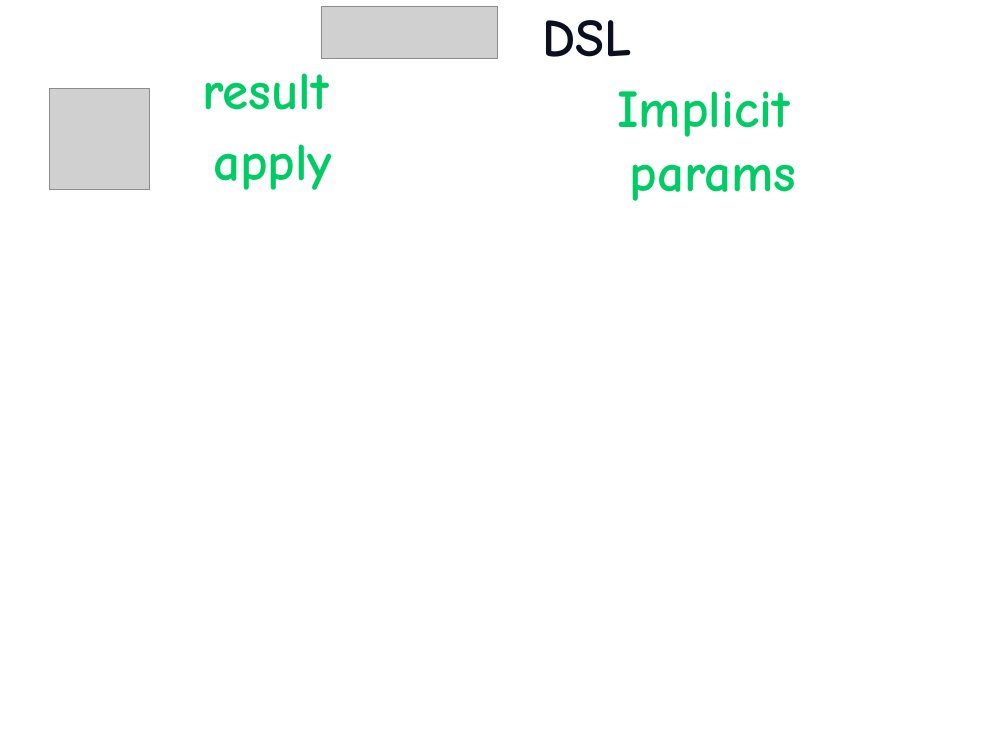
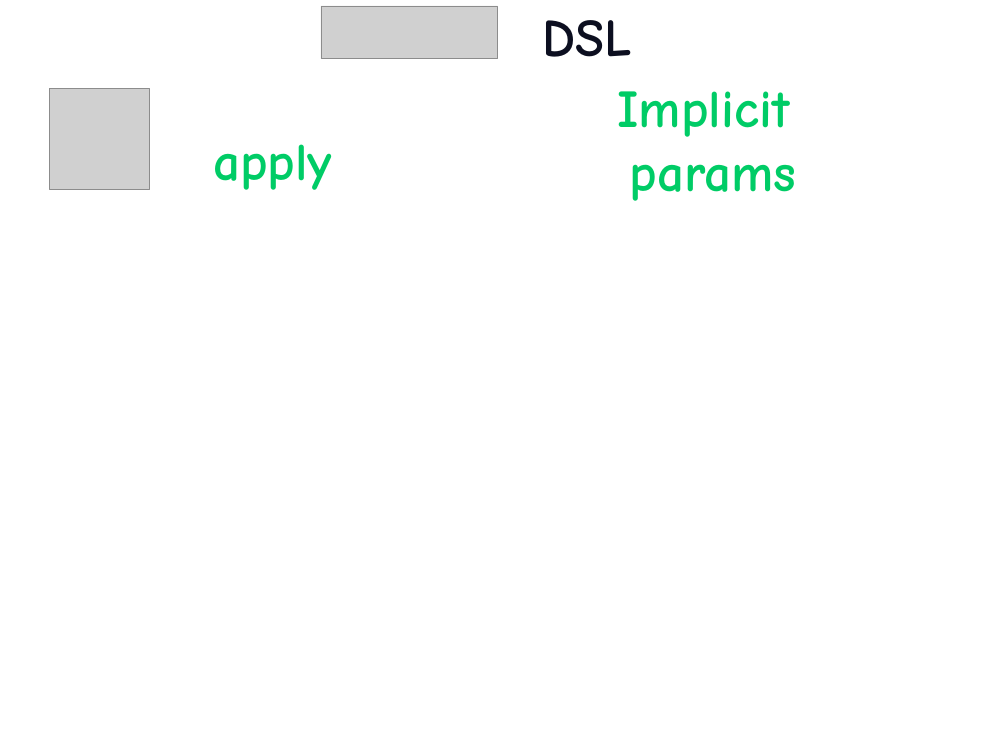
Before and after one commit to etorreborre/oscon-2010, a slide deck: slide 46 of src/main/resources/oscon_2010_specs.pptx (slide 44 before the commit). Drawn at 1008x756 pixels with LibreOffice and Linux fonts; fonts in the diff are those of the drawing; grey boxes stand for pictures; background and template pictures are left out. Boxes give left, top, right and bottom in pixels: in the first picture for what was removed or moved away, otherwise in the second. Text is boxed around its words. In the diff, an @@ line names an element or a change of style, - is before the commit and + after.

Commit message:
added results

```diff
--- a/src/main/resources/oscon_2010_specs.pptx
+++ b/src/main/resources/oscon_2010_specs.pptx
@@ text removed at (203, 73, 329, 110) @@
-result
```
Also in this commit, not shown: 1 other slide changed, 3 slides added, 1 slide removed, 2 other files.
